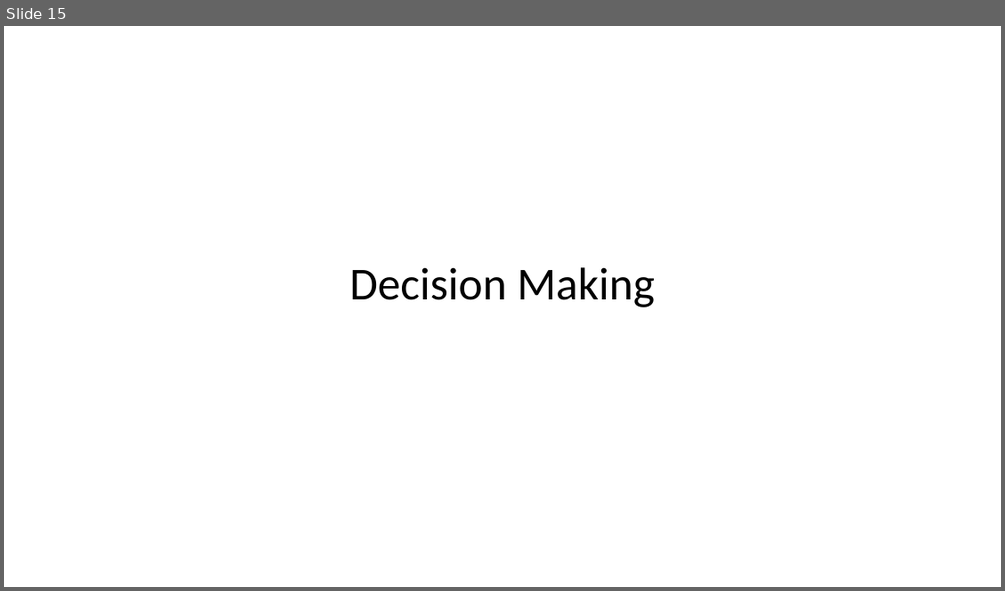
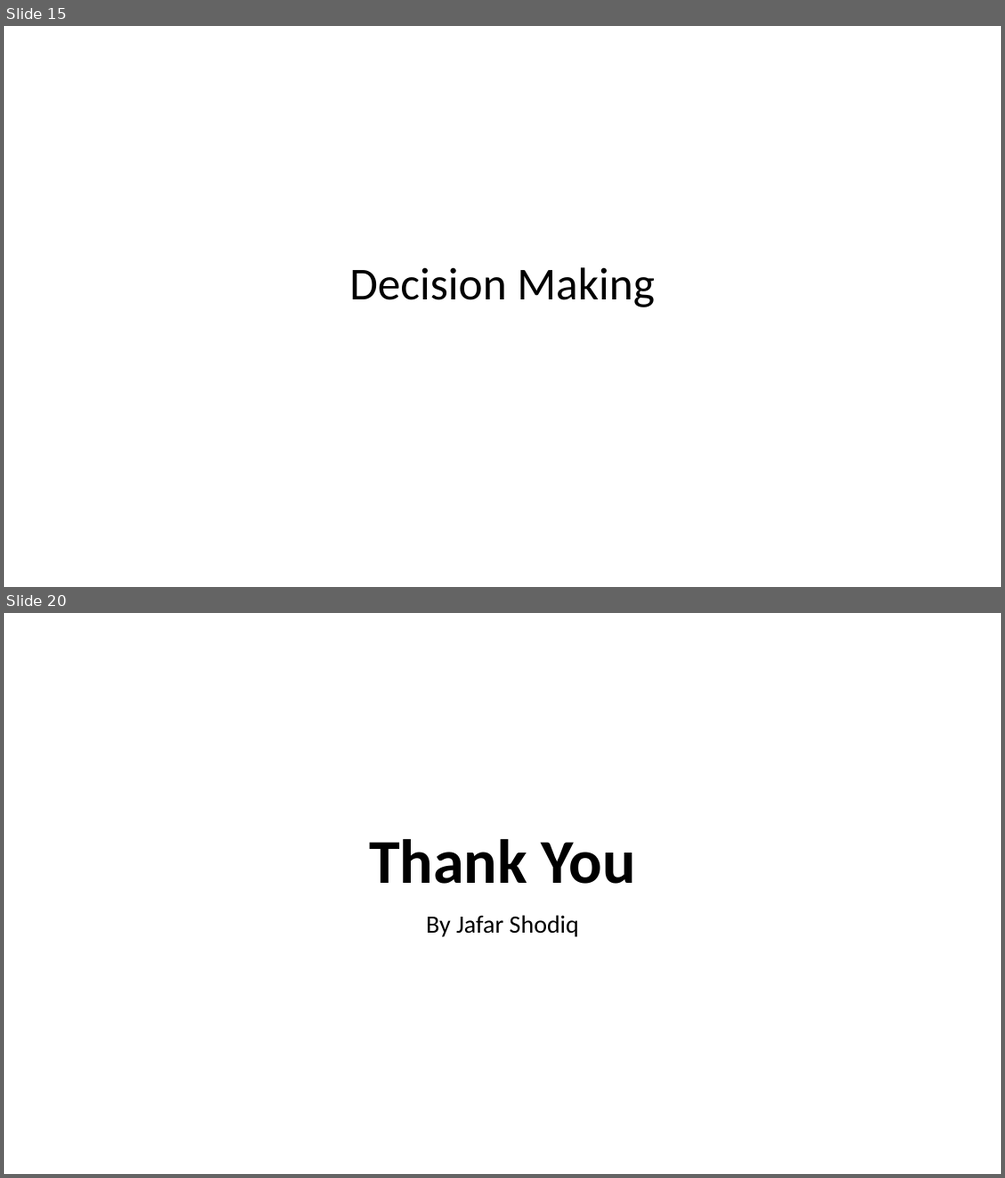
Before and after one commit to jafar-shodiq/complete-proj, a slide deck: 2021/07/apply/ilmuone-data/ppt.pptx. Shown one above the other, each under a label of ours: slide 15 before the commit, slides 15 and 20 after it; the slides between them are not shown. The pictures are 1005x591 and 1005x1178 pixels, drawn with LibreOffice and Linux fonts; fonts in the diff are those of the drawing. Boxes give left, top, right and bottom in pixels: in the first picture for what was removed or moved away, otherwise in the second. Text is boxed around its words. In the diff, an @@ line names an element or a change of style, - is before the commit and + after.

```diff
--- a/2021/07/apply/ilmuone-data/ppt.pptx
+++ b/2021/07/apply/ilmuone-data/ppt.pptx
@@ slide 20 added at <box>4,613,1001,1174</box>, background #FFFFFF @@
@@ title added at <box>369,839,636,884</box>, 60 pt, text #000000, bold @@
+Thank You
@@ subtitle added at <box>426,915,579,937</box>, 24 pt, text #000000 @@
+By Jafar Shodiq
```
Also in this commit, not shown: 5 slides changed, 4 other slides added, 1 slide removed, 9 other files.
